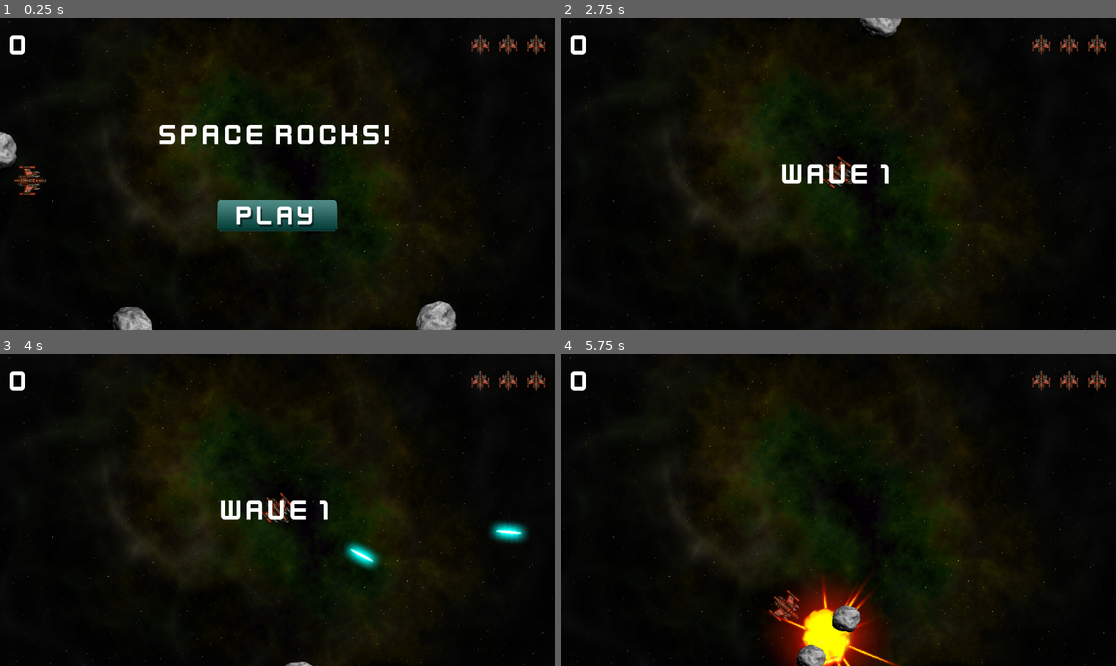
Above: before the commit, frames 1-4 (two rows, left to right).
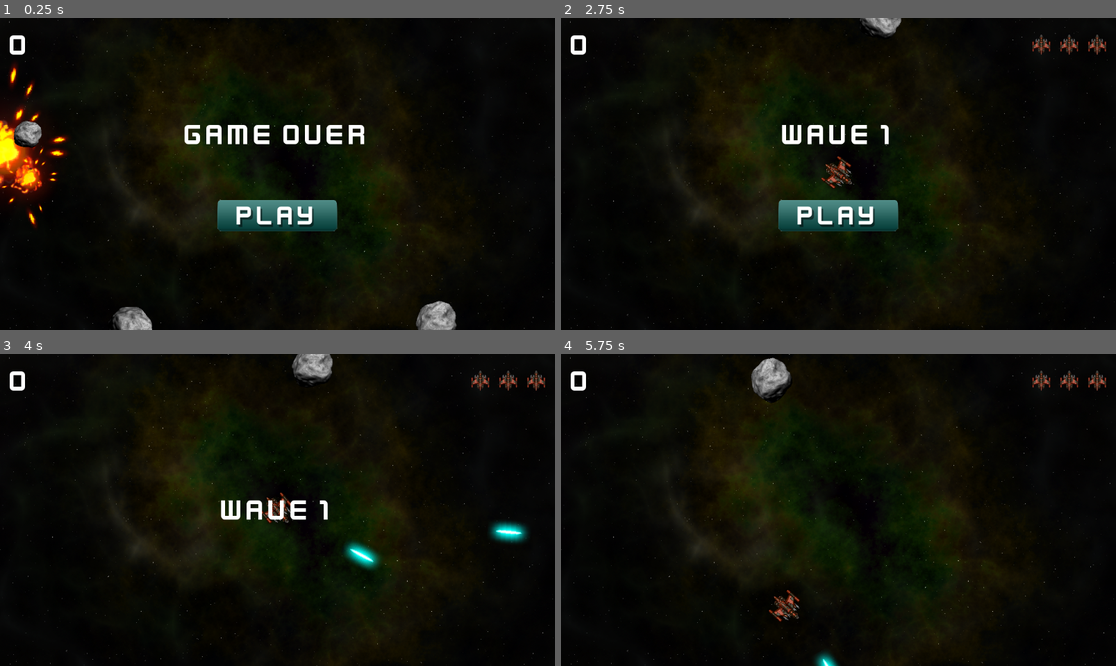
Above: after the commit, the same moments.

Repository: erikrios/space-rocks
Game: Godot game, scene res://main/main.tscn
Same seed, same stepped clock (60 frames per second), same inputs: the game is played once before the commit and once after it.
Inputs (mouse positions are in pixels of both pictures, inside the frame that each line leads up to):
- Up to frame 1 (0.25 s): no input
- Up to frame 2 (2.75 s): click (838, 214) at 0.5 s; tap Enter at 1.25 s; hold D (rotate_right) 1.28-2.03 s; hold Space (shoot) 1.28-2.03 s; hold A (rotate_left) from 2.03 s (still down); tap Space (shoot) at 2.1 s
- Up to frame 3 (4 s): release A (rotate_left) at 2.75 s; click (277, 550) at 2.77 s; hold D (rotate_right) from 3.53 s (still down); hold Space (shoot) from 3.53 s (still down)
- Up to frame 4 (5.75 s): release D (rotate_right) at 4.28 s; release Space (shoot) at 4.28 s; hold W (thrust) 4.28-5.03 s; tap Space (shoot) at 4.35 s; hold A (rotate_left) from 5.03 s (still down); hold Space (shoot) from 5.03 s (still down)

The runs differ from the first frame. In frame 1, 4.4% of the frame differs, in the area x 0-99%, y 5-68%; in frame 2, 3.4%; in frame 3, 0.6%; in frame 4, 5.2%, in the area x 34-62%, y 1-100%.

Commit message:
Detecting collisions between rigid bodies

Diff:
--- a/main/main.tscn
+++ b/main/main.tscn
@@ -32,5 +32,6 @@
 
 [node name="HUD" parent="." instance=ExtResource("5_b13u8")]
 
+[connection signal="dead" from="Player" to="." method="game_over"]
 [connection signal="lives_changed" from="Player" to="HUD" method="update_lives"]
 [connection signal="start_game" from="HUD" to="." method="new_game"]
--- a/player/player.gd
+++ b/player/player.gd
@@ -55,12 +55,19 @@
 	match new_state:
 		PlayerState.INIT:
 			$CollisionShape2D.set_deferred("disabled", true)
+			$Sprite2D.modulate.a = 0.5
 		PlayerState.ALIVE:
 			$CollisionShape2D.set_deferred("disabled", false)
+			$Sprite2D.modulate.a = 1.0
 		PlayerState.INVULNERABLE:
 			$CollisionShape2D.set_deferred("disabled", true)
+			$Sprite2D.modulate.a = 0.5
+			$InvulnerabilityTimer.start()
 		PlayerState.DEAD:
 			$CollisionShape2D.set_deferred("disabled", true)
+			$Sprite2D.hide()
+			linear_velocity = Vector2.ZERO
+			dead.emit()
 	state = new_state
 
 func get_input() -> void:
@@ -88,5 +95,22 @@
 	lives = 3
 	change_state(PlayerState.ALIVE)
 
+func explode():
+	$Explosion.show()
+	$Explosion/AnimationPlayer.play("explosion")
+	await $Explosion/AnimationPlayer.animation_finished
+	$Explosion.hide()
+
 func _on_gun_cooldown_timeout() -> void:
 	can_shoot = true
+
+
+func _on_invulnerability_timer_timeout() -> void:
+	change_state(PlayerState.ALIVE)
+
+
+func _on_body_entered(body: Node) -> void:
+	if body.is_in_group("rocks"):
+		body.explode()
+		lives -= 1
+		explode()
--- a/player/player.tscn
+++ b/player/player.tscn
@@ -1,13 +1,16 @@
-[gd_scene load_steps=5 format=3 uid="uid://3hacrxvo7jjc"]
+[gd_scene load_steps=6 format=3 uid="uid://3hacrxvo7jjc"]
 
 [ext_resource type="Script" path="res://player/player.gd" id="1_3mavk"]
 [ext_resource type="Texture2D" uid="uid://2wxg614nn0cs" path="res://assets/player_ship.png" id="1_w5k8j"]
 [ext_resource type="PackedScene" uid="uid://twhg6wqi5wx5" path="res://player/bullet.tscn" id="2_mj7ad"]
+[ext_resource type="PackedScene" uid="uid://k6crmue5cg2b" path="res://object/explosion.tscn" id="4_2un8d"]
 
 [sub_resource type="CircleShape2D" id="CircleShape2D_slt7c"]
 radius = 31.0
 
 [node name="Player" type="RigidBody2D"]
+max_contacts_reported = 1
+contact_monitor = true
 linear_damp = 1.0
 angular_damp = 5.0
 script = ExtResource("1_3mavk")
@@ -28,4 +31,13 @@
 one_shot = true
 autostart = true
 
+[node name="Explosion" parent="." instance=ExtResource("4_2un8d")]
+visible = false
+
+[node name="InvulnerabilityTimer" type="Timer" parent="."]
+wait_time = 2.0
+one_shot = true
+
+[connection signal="body_entered" from="." to="." method="_on_body_entered"]
 [connection signal="timeout" from="GunCooldown" to="." method="_on_gun_cooldown_timeout"]
+[connection signal="timeout" from="InvulnerabilityTimer" to="." method="_on_invulnerability_timer_timeout"]
